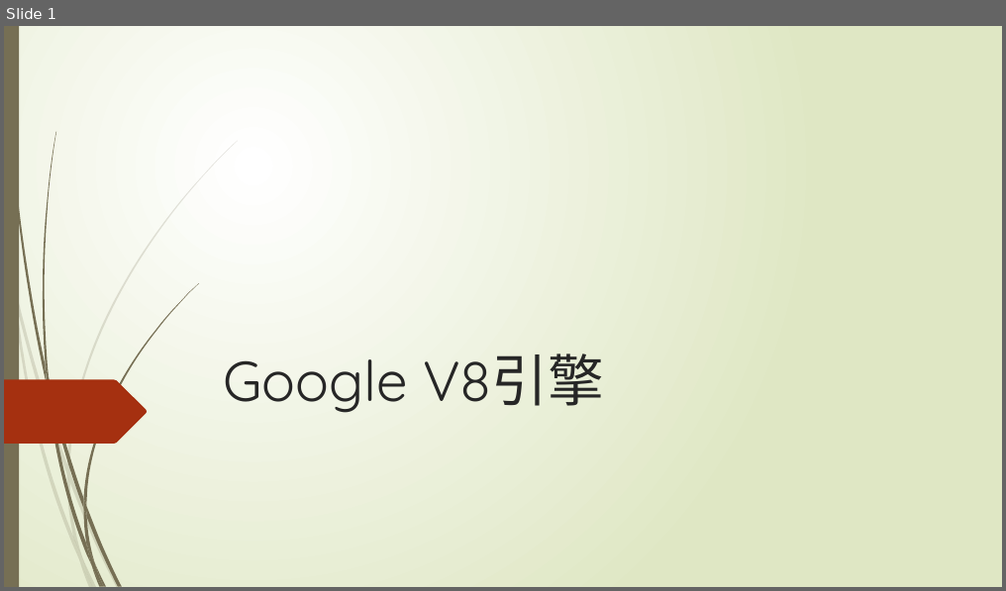
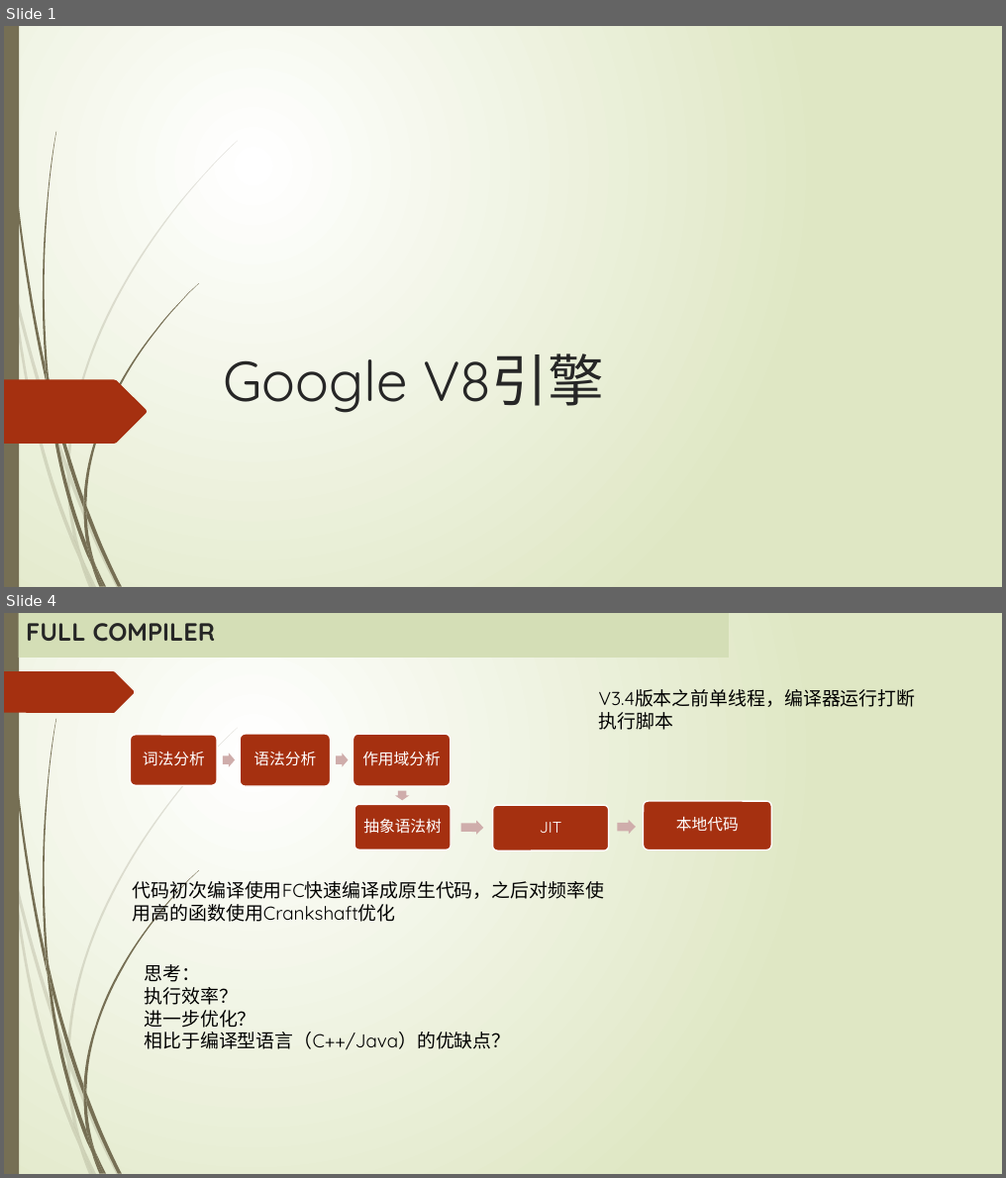
Before and after one commit to MickleWen/Google-V8, a slide deck: Google V8引擎.pptx. Shown one above the other, each under a label of ours: slide 1 before the commit, slides 1 and 4 after it; the slides between them are not shown. The pictures are 1006x591 and 1006x1178 pixels, drawn with LibreOffice and Linux fonts; fonts in the diff are those of the drawing. Boxes give left, top, right and bottom in pixels: in the first picture for what was removed or moved away, otherwise in the second. Text is boxed around its words. In the diff, an @@ line names an element or a change of style, - is before the commit and + after.

```diff
--- a/Google V8引擎.pptx
+++ b/Google V8引擎.pptx
@@ slide 4 added at [4,613,1002,1174], background gradient #FFFFFF to #DFE8C4; not listed: 23 template elements that a slide beside it also shows @@
@@ title added at [18,613,729,658], fill #D4DEB6, 24 pt, text #262626, bold @@
+FULL COMPILER
@@ freeform shape added at [4,671,135,713], fill #A53010 @@
@@ text added at [599,689,916,730], 18 pt, text #000000 @@
+V3.4版本之前单线程，编译器运行打断执行脚本
@@ group added at [131,734,771,851]: 6 rounded rectangles, 6 texts, 5 right arrows @@
+词法分析
+语法分析
+作用域分析
+抽象语法树
+JIT
+本地代码
@@ text added at [133,878,604,925], 18 pt, text #000000 @@
+代码初次编译使用FC快速编译成原生代码，之后对频率使用高的函数使用Crankshaft优化
@@ text added at [144,964,510,1051], 18 pt, text #000000 @@
+思考：
+执行效率？
+进一步优化？
+相比于编译型语言（C++/Java）的优缺点？
```
Also in this commit, not shown: 2 slides changed, 2 other slides added.
